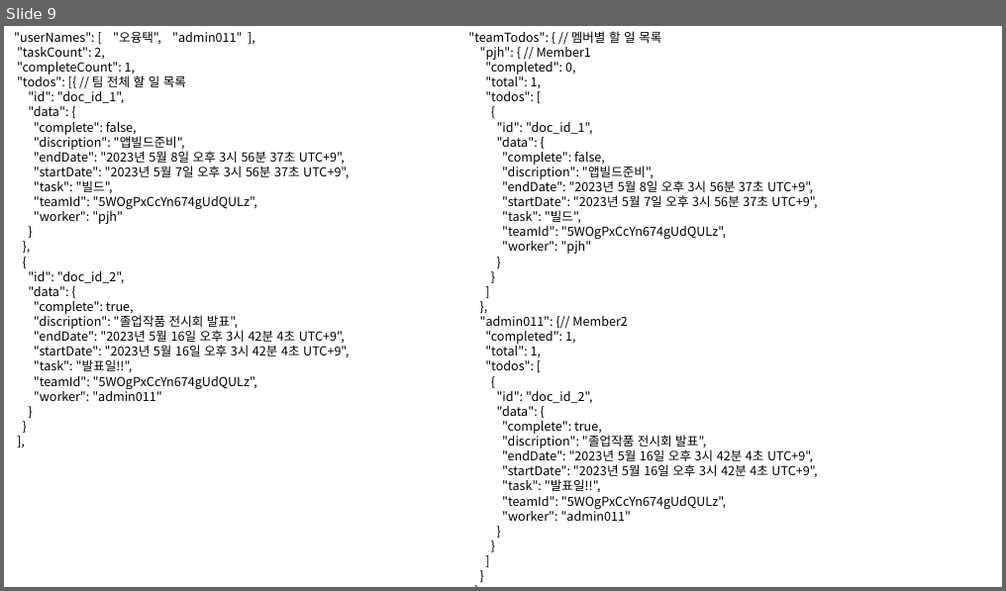
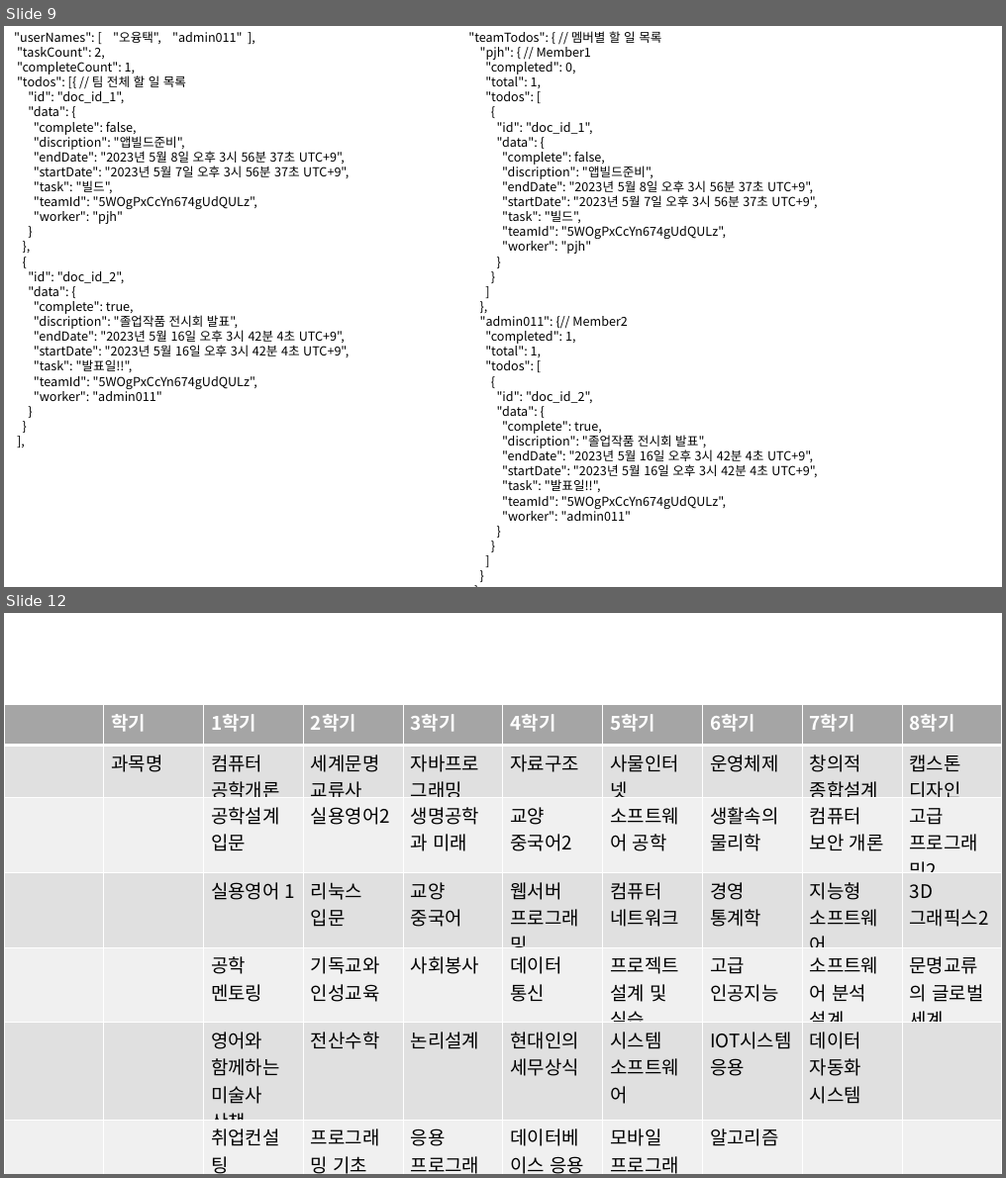
Before and after one commit to cyphen156/Workspace, a slide deck: 과제/프레젠테이션 23.pptx. Shown one above the other, each under a label of ours: slide 9 before the commit, slides 9 and 12 after it; the slides between them are not shown. The pictures are 1006x591 and 1006x1178 pixels, drawn with LibreOffice and Linux fonts; fonts in the diff are those of the drawing. Boxes give left, top, right and bottom in pixels: in the first picture for what was removed or moved away, otherwise in the second. Text is boxed around its words. In the diff, an @@ line names an element or a change of style, - is before the commit and + after.

```diff
--- a/과제/프레젠테이션 23.pptx
+++ b/과제/프레젠테이션 23.pptx
@@ slide 12 added at (x1=4, y1=613, x2=1002, y2=1174), background #FFFFFF @@
@@ table added at (x1=4, y1=705, x2=1000, y2=1174), 8 rows, 10 columns @@
+ | 학기 | 1학기 | 2학기 | 3학기 | 4학기 | 5학기 | 6학기 | 7학기 | 8학기
+ | 과목명 | 컴퓨터 공학개론 | 세계문명교류사 | 자바프로그래밍 | 자료구조 | 사물인터넷 | 운영체제 | 창의적 종합설계 | 캡스톤 디자인
+ |  | 공학설계입문 | 실용영어2 | 생명공학과 미래 | 교양 중국어2 | 소프트웨어 공학 | 생활속의 물리학 | 컴퓨터 보안 개론 | 고급 프로그래밍2
+ |  | 실용영어 1 | 리눅스 입문 | 교양 중국어 | 웹서버 프로그래밍 | 컴퓨터 네트워크 | 경영 통계학 | 지능형 소프트웨어 | 3D 그래픽스2
+ |  | 공학 멘토링 | 기독교와 인성교육 | 사회봉사 | 데이터 통신 | 프로젝트 설계 및 실습 | 고급 인공지능 | 소프트웨어 분석 설계 | 문명교류의 글로벌 세계
+ |  | 영어와 함께하는 미술사 산책 | 전산수학 | 논리설계 | 현대인의 세무상식 | 시스템 소프트웨어 | IOT시스템 응용 | 데이터 자동화 시스템 | 
+ |  | 취업컨설팅 | 프로그래밍 기초 | 응용 프로그래밍 | 데이터베이스 응용 | 모바일 프로그래밍 | 알고리즘 |  | 
+ |  | RWP |  | 데이터베이스 개론 | 컴퓨터 구조 |  |  |  | 
```
Also in this commit, not shown: 1 slide changed, 2 other slides added, 17 other files.
